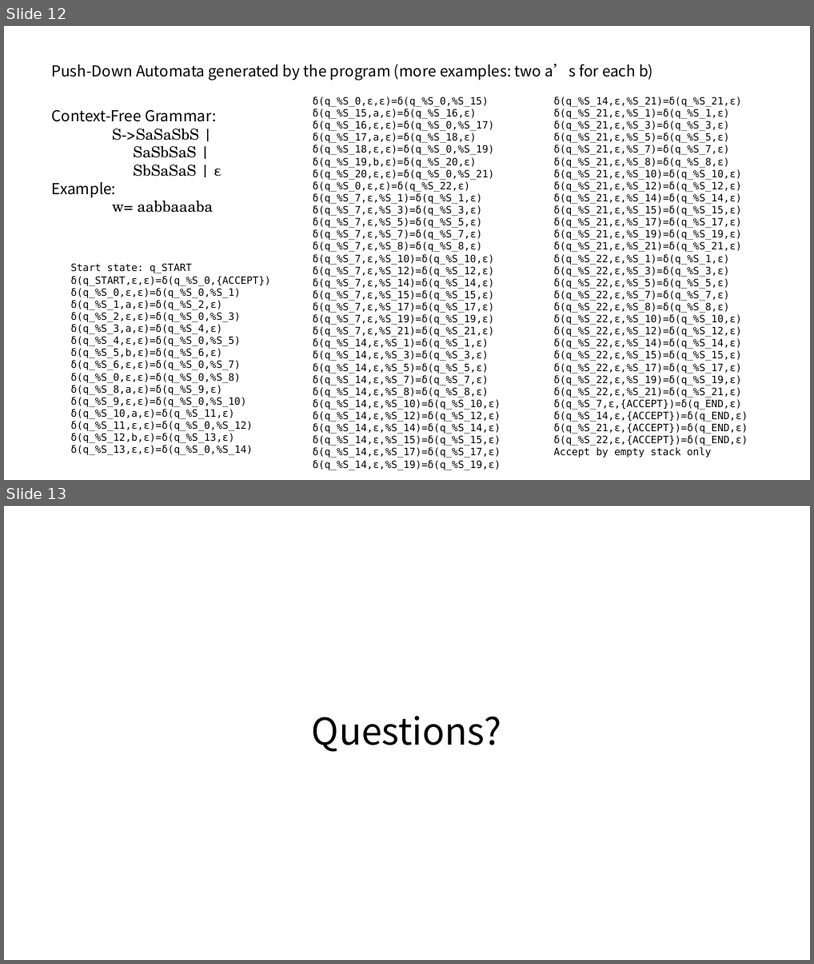
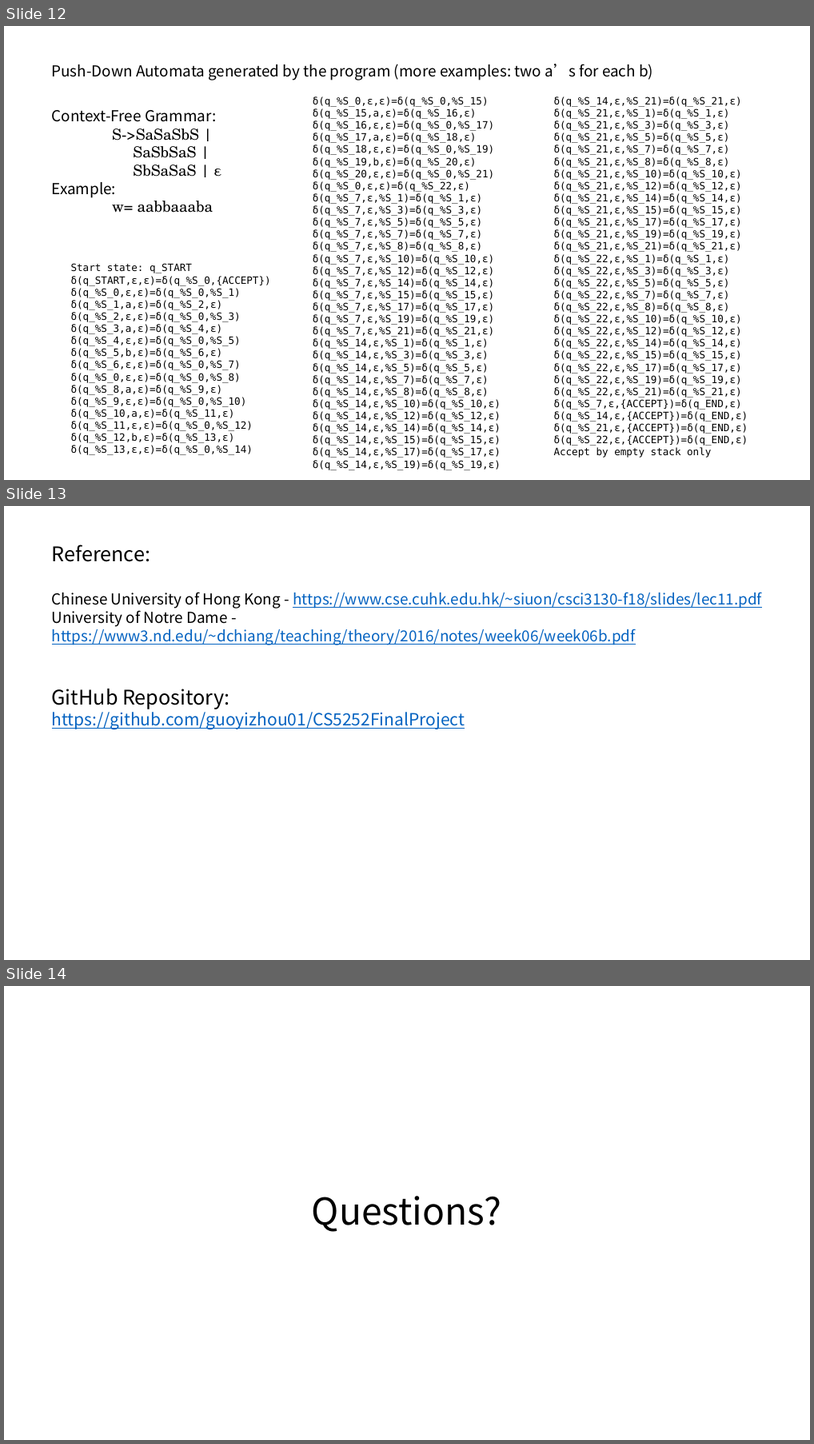
Before and after one commit to guoyizhou01/CS5252FinalProject, a slide deck: Presentation.pptx. Shown one above the other, each under a label of ours: slides 12 and 13 before the commit, slides 12, 13 and 14 after it. The pictures are 814x964 and 814x1444 pixels, drawn with LibreOffice and Linux fonts; fonts in the diff are those of the drawing. Boxes give left, top, right and bottom in pixels: in the first picture for what was removed or moved away, otherwise in the second. Text is boxed around its words. In the diff, an @@ line names an element or a change of style, - is before the commit and + after.

```diff
--- a/Presentation.pptx
+++ b/Presentation.pptx
@@ slide 13 added at [4, 506, 810, 960], background #FFFFFF @@
@@ text added at [52, 544, 762, 729], 18 pt, text #0563C1, underline @@
+Reference:
+Chinese University of Hong Kong - https://www.cse.cuhk.edu.hk/~siuon/csci3130-f18/slides/lec11.pdf
+University of Notre Dame - https://www3.nd.edu/~dchiang/teaching/theory/2016/notes/week06/week06b.pdf
+GitHub Repository:
+https://github.com/guoyizhou01/CS5252FinalProject
@@ what was slide 13 is now slide 14 @@
```
Also in this commit, not shown: 1 slide changed.
